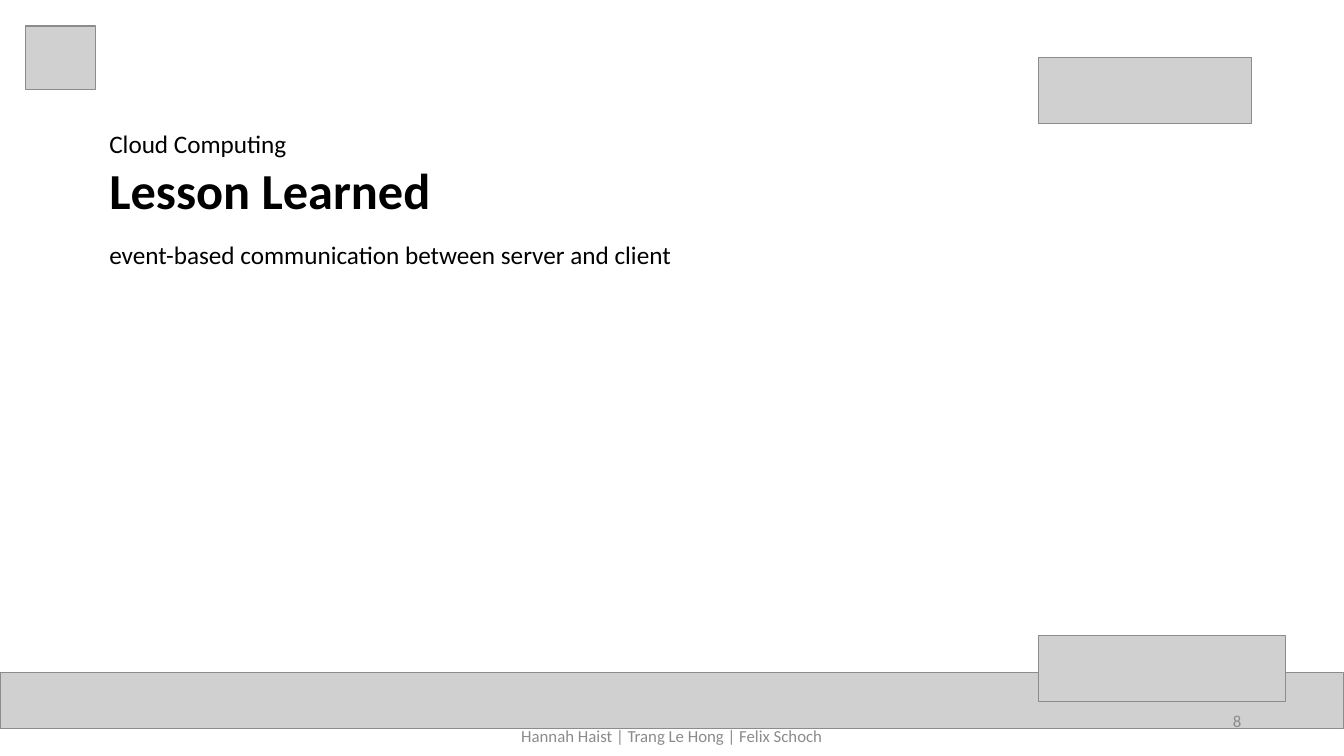
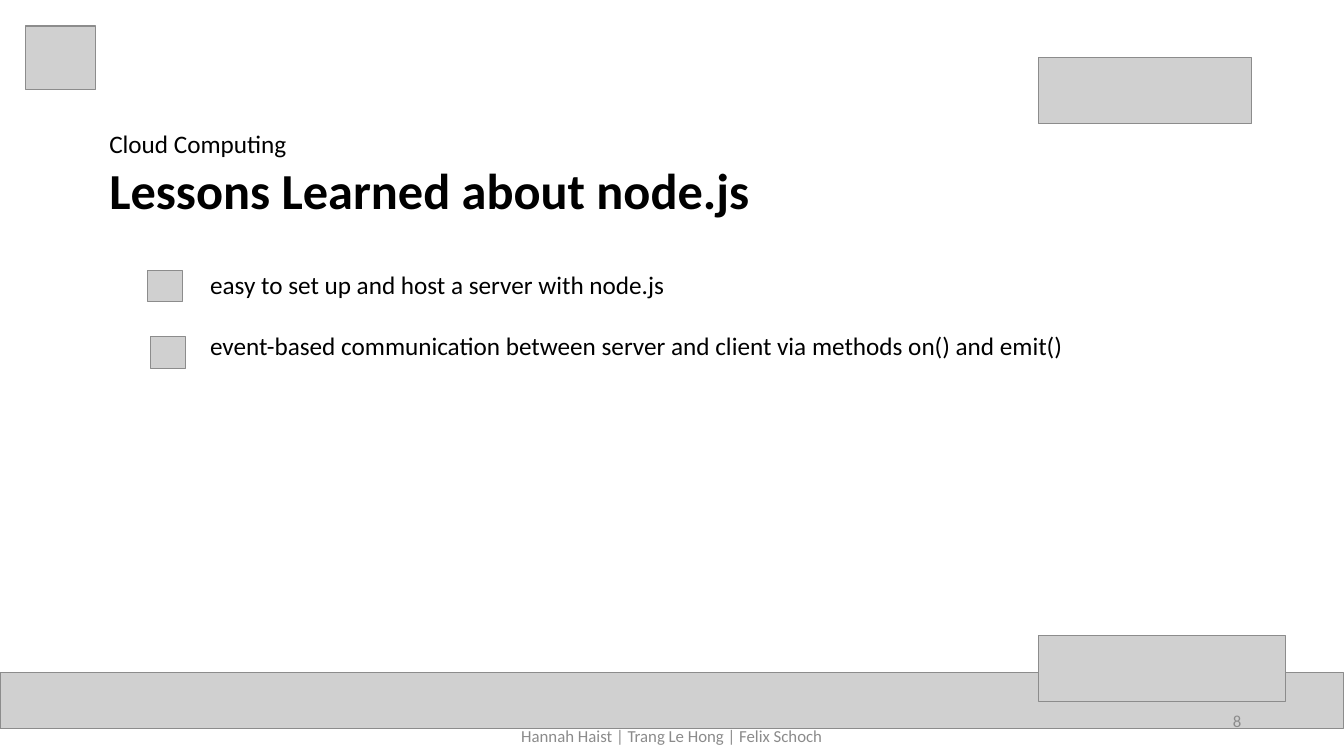
Before and after one commit to lehongtrang272/cloud_computing, a slide deck: slide 8 of presentation/cloud computing presentation unfinished.pptx. Drawn at 1344x756 pixels with LibreOffice and Linux fonts; fonts in the diff are those of the drawing; grey boxes stand for pictures. Boxes give left, top, right and bottom in pixels: in the first picture for what was removed or moved away, otherwise in the second. Text is boxed around its words. In the diff, an @@ line names an element or a change of style, - is before the commit and + after.

```diff
--- a/presentation/cloud computing presentation unfinished.pptx
+++ b/presentation/cloud computing presentation unfinished.pptx
@@ text at (109,173,1062,359): text changed @@
-Lesson Learned
-event-based communication between server and client
+Lessons Learned about node.js
+easy to set up and host a server with node.js
+event-based communication between server and client via methods on() and emit()
@@ picture added at (147,270,181,302) @@
@@ picture added at (151,337,186,369) @@
```
Also in this commit, not shown: 2 other slides changed, 1 slide added.
